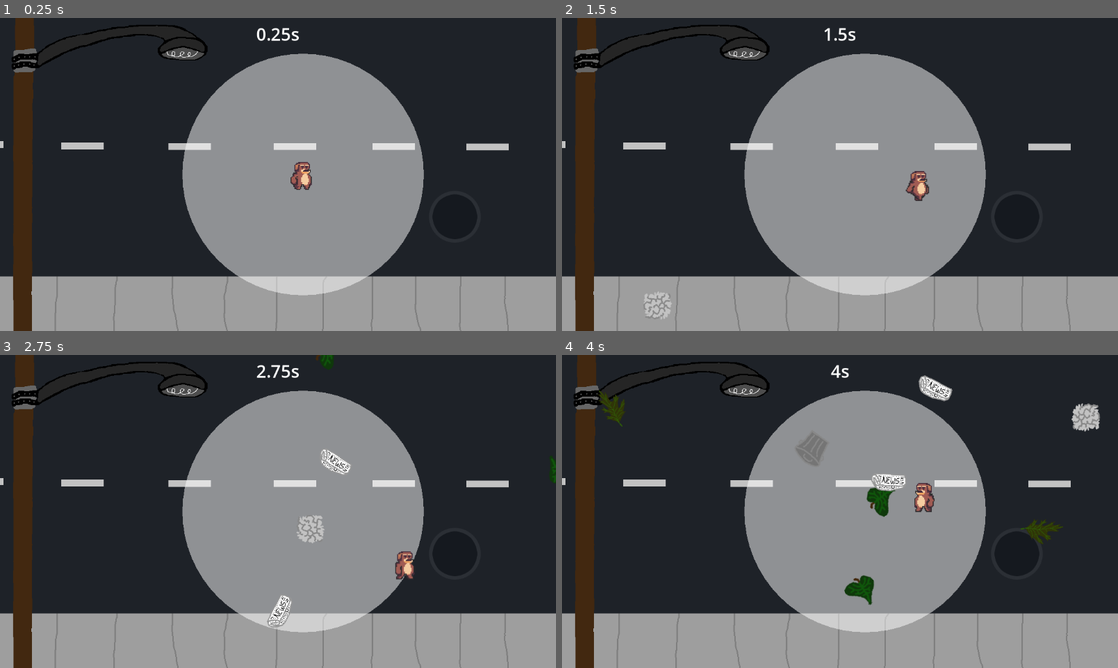
Above: before the commit, frames 1-4 (two rows, left to right).
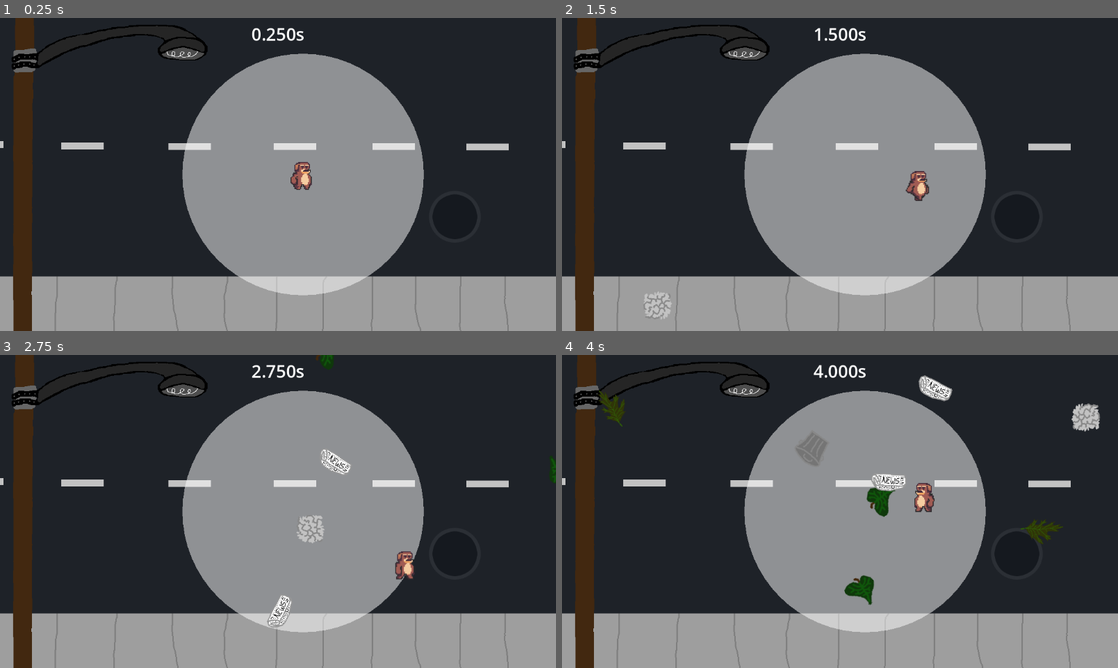
Above: after the commit, the same moments.

Repository: SeasonalCat/stay-trijam
Game: Godot game, scene res://scenes/main/main.tscn
The game is run twice, just before and just after one commit, with the same random seed, the same clock (stepped at 60 frames per second) and the same inputs. Sound files missing from this copy of the repository are replaced by a short silence.
Inputs:
- Up to frame 1 (0.25 s): no input
- Up to frame 2 (1.5 s): hold D (move_right) 0.53-1.28 s; hold S (move_down) from 1.28 s (still down)
- Up to frame 3 (2.75 s): release S (move_down) at 2.03 s; hold D (move_right) from 2.03 s (still down)
- Up to frame 4 (4 s): release D (move_right) at 2.78 s; hold W (move_up) 2.78-3.53 s; hold A (move_left) from 3.53 s (still down)

The runs differ from the first frame. In frame 1, 0.2% of the frame differs, in the area x 45-55%, y 3-8%; in frame 2, 0.2%; in frame 3, 0.2%; in frame 4, 0.2%.

Commit message:
fix timer text, loop music

Diff:
--- a/scenes/main/main.gd
+++ b/scenes/main/main.gd
@@ -3,12 +3,19 @@
 @export var game_over_scene: PackedScene
 
 @onready var game_zone = $Zone as GameZone
+@onready var music_player = $AudioStreamPlayer
 
 
 func _ready():
 	game_zone.out_of_zone.connect(on_player_out_of_zone)
+	music_player.finished.connect(on_loop_sound.bind(music_player))
 
 
 func on_player_out_of_zone():
 	var game_over_scene = game_over_scene.instantiate()
 	add_child(game_over_scene)
+
+
+func on_loop_sound(player: AudioStreamPlayer):
+	player.playing = true
+	player.stream_paused = false
--- a/scenes/ui/timer_text.gd
+++ b/scenes/ui/timer_text.gd
@@ -15,4 +15,4 @@
 
 
 func format_current_time(time: float):
-	return str(time / 1000) + "s"
+	return "%01.3fs" % (time / 1000)
